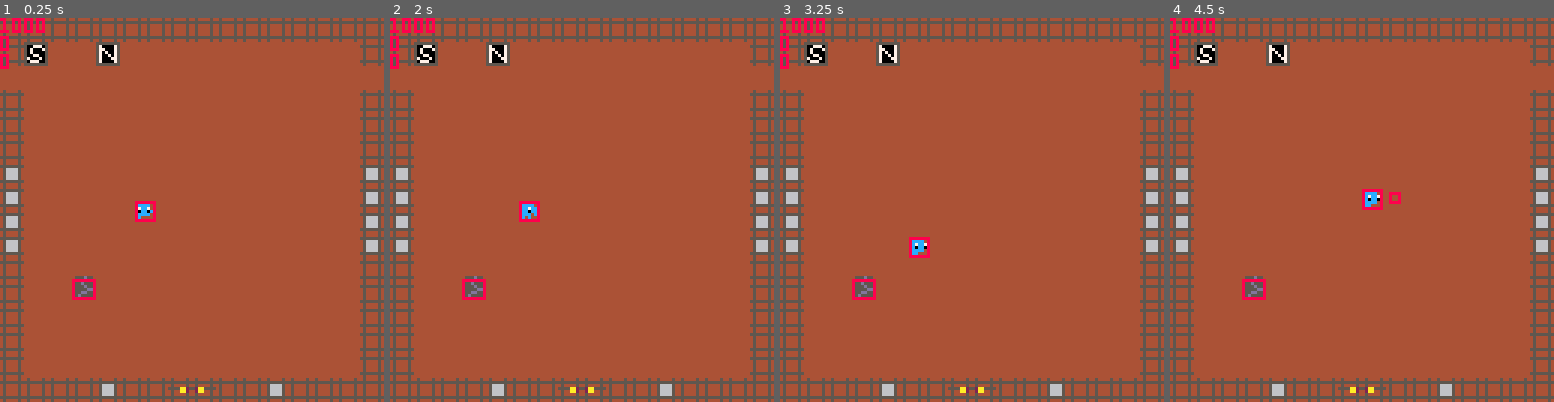
Above: before the commit, frames 1-4 (left to right).
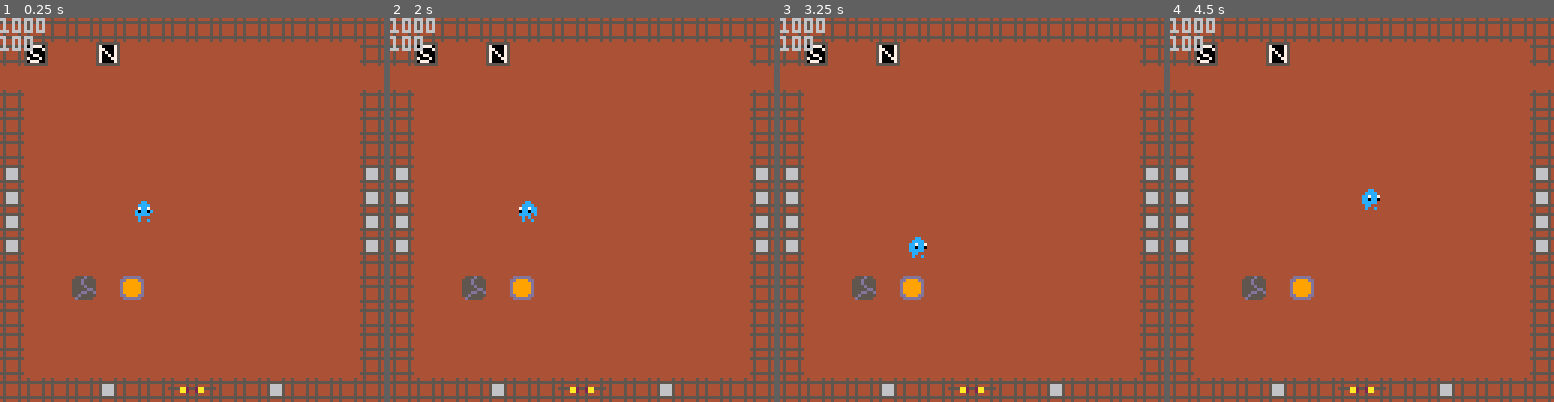
Above: after the commit, the same moments.

Repository: s-france/pico8GameS
Game: PICO-8 cartridge squid.p8
The game is run twice, just before and just after one commit, with the same random seed, the same clock (stepped at 60 frames per second) and the same inputs.
Inputs:
- Up to frame 1 (0.25 s): no input
- Up to frame 2 (2 s): tap O (Z key) at 0.33, 0.7, 1.43 s; tap X (X key) at 1.07 s; hold Left from 1.97 s (still down)
- Up to frame 3 (3.25 s): tap X (X key) every 0.33 s from 2.07 to 3.07 s; tap O (Z key) at 2.22, 3.1 s; release Left at 2.37 s; hold Down 2.42-2.82 s; hold Right from 2.87 s (still down)
- Up to frame 4 (4.5 s): tap X (X key) every 0.33 s from 3.4 to 4.4 s; release Right at 3.53 s; hold Up 3.58-4.08 s; tap O (Z key) at 3.98 s; hold Right from 4.13 s (still down)

The runs differ from the first frame. In frame 1, 1.3% of the frame differs, in the area x 0-41%, y 0-74%; in frame 2, 1.3%; in frame 3, 1.3%; in frame 4, 1.3%, in the area x 0-61%, y 0-74%.

Commit message:
Update squid.p8
Switches

Diff:
--- a/squid.p8
+++ b/squid.p8
@@ -5,12 +5,6 @@
 // the mountain of carols
 //
 // date created ~ sept. 2024
-//
-// tab 0 contains:
-// - the main functions
-//   (init, update, draw)
-
-
 // initialize all tables,
 // objects and objectpools
 function _init()
@@ -29,15 +23,18 @@
 	make_player()
 	// init enemies, this will later
 	// be done with a table of refs
-	//testenmy = make_enemy1(60,96, 100, player)
+	add_switch(296,86,32*8,2*8)
+	testenmy = make_enemy1(60,96, 100, player)
 	testenmy2 = make_enemy1(96*8,6*8, 50, player)
 	testenmy3 = make_enemy1(92*8,7*8, 50, player)
 	add_rock(280,86)
 
+
 	collisions = {
 		[0] = {
 			[3] = {_d,_kbe},
-			[5] = {_d,_kbb}
+			[5] = {_d,_kbb},
+			[7] = {_st}
 		},
 		[2] = {
 			[1] = {_mp,_mpd},
@@ -55,7 +52,8 @@
 			[0] = {_kb},
 			[1] = {_kba},
 			[3] = {_kbe},
-			[4] = {_kb}
+			[4] = {_kb},
+			[7] = {_st}
 		}
 	}
 
@@ -96,9 +94,6 @@
 	["background"] = 0
 	}
 
-	//load_level("firstcave")
-	//testvar = 0
-	// init menu
 	menuitem(1,"inventory", openinv)
 	menuitem(2,"save game", opensaveprompt)
 end
@@ -149,18 +144,13 @@
 	//bomb_animation()
 	draw_map()
 	foreach(objectpool,draw_object)
-	foreach(hitboxes, draw_hitbox)
+ draw_player()
+ //foreach(hitboxes, draw_hitbox)
 	pal(make_kv(16,level_slots["pallete"]))
-
  //rectfill(40,20,88,40,0)
 	print(player.hp)
-	print(player.resources["keys"][1])
-//	print(testenmy.hp)
-	print(testvar)
-	//print(testvar)
-	//print(testflag)
-	//draw_path(astar(mapx,mapy, 8,12))
-
+	//print(player.resources["keys"][1])
+	print(testenmy.hp)
 end
 
 -->8
@@ -171,50 +161,26 @@
 	dx,dy,duration,hp,
 	parent,isglobal,sprite,
 	update,draw)
-
-	// init x,y
+	// init
 	local obj = {}
-	obj.x = x
-	obj.y = y
-
-	// init dx,dy
-	obj.dx = dx
-	obj.dy = dy
-
-	// init map position
+	obj.x,obj.y,obj.dx,obj.dy,
+	obj.sprite,obj.duration,
+	obj.hp,obj.update,obj.draw,
+	obj.isalive = x,y,dx,dy,sprite,
+	duration,hp,update,draw,true
+	// init mappos/cell
 	obj.mapposx, obj.mapposy = map_pos(x,y)
 	obj.mapcellx, obj.mapcelly = map_cell(x,y)
-
-	// initial sprite of choice
-	obj.sprite = sprite
-
-	// init obj duration and hp,
-	// init duration to -2 for
-	// objects that don't die w/ time
-	obj.duration = duration
-	obj.hp = hp
-
 	// parent relationships
 	if parent != nil then
 		obj.parent = parent
 		obj.isglobal = isglobal
-
 		obj.xoff = x
 		obj.yoff = y
-
 		obj.x = parent.x + obj.xoff
 		obj.y = parent.y + obj.yoff
 	end
-
-	// initialize indiv update/draw
-	obj.update = update
-	obj.draw = draw
-
-	// set alive, add to pool
-	obj.isalive = true
-
 	add(objectpool, obj)
-
 	// return for make functions
 	return obj
 end
@@ -256,18 +221,12 @@
 			// if dx is negative halt
 			if obj.dx>-1 then
 				obj.dx = 0
-			// obtain midpoint between object
-			// dx lim -> 0, 0 itself, and
-			// large negative max each frame
-			else
+				else
 				obj.dx = mid(obj.dx+1,0,-100000)
-			// when obj.dx+1>0, 0 becomes
-			// the midpoint
 			end
 		end
 		//right collision
 		while obj.dx>0 and 0 < #searchmapcols(obj.hb, 0b1, (obj.hb.right-obj.hb.left),1, -1+(flr(abs(obj.dx+.5))*sgn(obj.dx)),-1) do
-
 			if obj.dx<1 then
 				obj.dx = 0
 			else
@@ -311,12 +269,11 @@
 	//update position
 	obj.mapposx, obj.mapposy = map_pos(obj.x,obj.y)
 	obj.mapcellx, obj.mapcelly = map_cell(obj.x+4,obj.y+4)
-
 end
 
 // type update
 function type_update(obj)
-	if(obj.update != nil) obj.update(obj)
+	if (obj.update) obj.update(obj)
 end
 
 -- implement into add_object
@@ -570,13 +527,11 @@
 	end
 end
 
+function _st(hb1,hb2)
+hb2.parent.truth = true
+end
 -->8
 -- particle effects
-
---particle system prefabs:
----explosion: add_partsys(x,y,1,1, 2,5, 0,0, 2,2, 0.0625)
----sword swipe: add_partsys(x,y,0,1, 4, 4, 2,0, 1,.5, 0.25)
-
 
 --creates a particle system
 function add_partsys(x,y,
@@ -689,9 +644,9 @@
 
 
 //debugging partsys position
-function draw_partsys(partsys)
+//function draw_partsys(partsys)
 	//pset(partsys.x%128, partsys.y%128, 14)
-end
+//end
 
 --creates a single particle
 --from particle system
@@ -735,15 +690,6 @@
 end
 -->8
 -- player info
-// the collions function, and
-// map info/functions
-//
-// make player
-//
-// make player generates our
-// player when called in _init
-// it contains a ton of info
-// that we're gonna use
 
 function make_player()
 	player = add_object(300,60,
@@ -783,13 +729,6 @@
 end
 
 // move player
-//
-// move player is self explanatory
-// the function uses our mapcollions
-// function (tab 9)
-// to restrict movement against
-// walls and objects with the
-// flag #0.
 
 function move_player()
 	// initialize dx, dy and diag
@@ -836,7 +775,7 @@
 	p.action = false
 	if (btn5.press or btn5.up) then
 		local t = global_faces[p.face]
-		add_hitbox(7,
+		player.ib = add_hitbox(8,
  											(4+t[14]+t[1]*6),
  											(4+t[15]+t[2]*6),
  											3,3,
@@ -1122,10 +1060,10 @@
 			add_hitbox(4, 0, 0, 0,0, 0, false, 1, 2*v[1],2*v[2],4, sword_oncollision, sword_onmapcollision))
 	//lunge
 	elseif butn.up and  butn.time > 45 then
-		knockback(player, 3*v[1],3*v[2], 4)
+		knockback(player, 3*v[1],3*v[2],4)
 		//sword particle + hitbox
 		add_partsys(v[3],v[4], v[5],v[6], v[7], v[8], v[9],v[10], v[11],v[12],v[13], player, false, false,
-			add_hitbox(4, 0, 0, 0,0, 0, false, 1, 2*global_faces[player.face][1],2*global_faces[player.face][2],4, nil, sword_onmapcollision))
+			add_hitbox(4, 0, 0, 0,0, 0, false, 1, 2*v[1],2*v[2],4, nil, sword_onmapcollision))
 	end
 end
 
@@ -1137,6 +1075,11 @@
 -- + other updates (relocated)
 function xest(x)
 	return flr(x+0.5)
+end
+
+function lunge(o,s)
+ o.dx *= s
+ o.dy *= s
 end
 
 function make_kv(size,input)
@@ -1245,8 +1188,7 @@
 
 // update_bomb
 function update_bomb(bomb)
-bomb.dx = 0
-bomb.dy = 0
+lunge(bomb,0)
 if (bomb.isalive == false) explode(bomb) bomb.ps.duration = 0
 end
 
@@ -1346,8 +1286,26 @@
 end
 
 function update_rock(rock)
-	rock.dx =0
-	rock.dy =0
+	lunge(rock,0)
+end
+
+-- button
+function add_switch(x,y,gx,gy)
+ switch = add_object(x,y,0,0,-1,10000,nil,true,69,update_switch,nil)
+ switch.hb = add_hitbox(7,4,4,5,5,-1, true, 0, 0,0,0, nil, nil, switch)
+ switch.gx,switch.gy = gx,gy
+ switch.truth = false
+end
+
+function update_switch(switch)
+	lunge(switch,0)
+	if (switch.truth == true) then
+		add_hitbox(8,switch.gx+4,switch.gy+4,4,4,1, true, 0, 0,0,0, nil, nil, nil)
+		switch.sprite = 70
+	else
+	 switch.sprite = 69
+	end
+	switch.truth = false
 end
 -->8
 -- pathfinding
@@ -1517,8 +1475,8 @@
 	//target player by default
 	enemy.target = player
 
- enemy.dcv = 0
- enemy.dcs = 1
+ enemy.dcv = -1
+ enemy.dcs = -1
 	enemy.hb = add_hitbox(5,4,4,6,6,
 		-1,true,50,0,0,5,nil,nil,enemy)
 
@@ -1540,31 +1496,13 @@
 			local pointx,pointy = map_coord(path[1].x, path[1].y)
 			move_toward(enm1, pointx,pointy, .25)
 		end
+		stripanim(enm1,96,4,2,lunge,8)
 	else --add idle behavior here
-		enm1.dx = 0
-		enm1.dy = 0
-	end
-
-	if path != nil then
-		enm1.dcv += 1
-	 local dcv, dcs = enm1.dcv,enm1.dcs
-		if dcv%6 == 0 then
-			if dcv == 48 then
-				enm1.dcv = 0
-				enm1.dx *= 8
-				enm1.dy *= 8
-			end
-		 enm1.dcs *= -1
-		end
-		if (dcv%6)%2 == 0 then
-			enm1.sprite += dcs*((dcv/2)%3)
-		end
-	end
-
+		lunge(enm1,0)
+	end
 	--set attack kb
 	enm1.hb.kbx = (4*enm1.dx) + sgn(enm1.dx)
 	enm1.hb.kby = (4*enm1.dy) + sgn(enm1.dy)
-
 end
 
 //move obj toward x,y world coord
@@ -1574,11 +1512,34 @@
 	else
 		obj.dx = 0
 	end
-
 	if y-obj.y != 0 then
 		obj.dy = sgn(y-obj.y) * speed
 	else
 		obj.dy = 0
+	end
+
+	//if (obj.dx * obj.dy == 0) lunge(obj,0.75)
+end
+
+
+function stripanim(_o,mx,n,bfr,act,...)
+ _o.dcv += 1
+ local dcv = _o.dcv
+	if dcv%(n*bfr) == 0 then
+		if dcv == mx then
+			_o.dcv = 0
+			if act then
+			 local args = {...}
+			 for k,v in pairs(args) do
+					act(_o,v)
+				end
+			end
+		end
+		_o.dcs *= -1
+	end
+	local dcs = _o.dcs
+	if (dcv%n) == 0 then
+		_o.sprite += dcs
 	end
 end
 
@@ -1849,12 +1810,12 @@
 06030303030303030603030303010106060303030303191a1b1c0303030303031f133e3e403e3e3e3e3e3e3e3e3e3e1f0000000000000000000000000000000003030303030303030303030303030306060303030303030303030303030303060603030303030303030303030303030303030303030304040403030303030306
 0603030119031b1b062a010303013c06060103030303030303030303030303033e3e3e3e3e3e3e3e3e3e3e3e3e3e3e3e0000000000000000000000000000000003151515030303030303030303030306060303010303030303030301030103060603030303030303030303030303030303030303030303030303030303030306
 0603030303010303050409030303030606031a030809030303030101010103031f3e3e3e3e3e3e3e3e3e3e3e3e3e3e1f0000000000000000000000000000000003151503031503030303030303030306060103030303030103030303010303060603030303030303030303030303030303030303030303030303030303030306
-0603010303030303033a050d0303030606030804070f030303010303030301031f3e3e3e3e3e3e3e3e3e3e3e3e3e3e1f0000000000000000000000000000000003030303150303030303030303030303060303030301030303030103030303060603030303030303030303030303030303030303030303030303030303030306
-06030303030303010303030303030305160407030303030301030303030303011f3e3e3e3e3e3e3e3e3e3e3e3e3e3e1f0000000000000000000000000000000003031515030303030303030303030303060303030303030303030303030303060603030303030303030303030303030303030303030303030303030303030306
-05040409030303030303080409030303030303030303030301030303030303011e3e3e3e3e3e3e3e3e3e3e3e3e3e3e1e0000000000000000000000000000000003031515030303390303030303030303060303030303030103010301030303030303030303030303030303030303030303030303030303030303030303030306
-0b0c0c05040903030804070807030303030303030303030301030303330303011e3e3e3e3e3e3e3e3e3e3e3e3e3e3e1e000000000000000000000000000000000303030303030303033b030303030303030301030303030303030303030303030303030303030303030303030303030303030303030303030303030303030306
-0c0b0804040703030504040703030303030303030303030301030303030303011e3e3e3e3e3e3e3e3e3e3e3e3e3e3e1e0000000000000000000000000000000003030303030303030303030303030303030303030103030303010301030303030303030303030303030303030303030303030303030303030303030303030306
-080407030303030303033b010303030810040d030303030303010303030301031e3e3e3e3e3e3e3e3e3e3e3e3e3e3e1e0000000000000000000000000000000003030303030303030303030303030303060303030303030103030303030303030303030303030303030303030303030303030303030303030303030303030306
+0603010303030303033a050d0303030606030804070f030303014747474701031f3e3e3e3e3e3e3e3e3e3e3e3e3e3e1f0000000000000000000000000000000003030303150303030303030303030303060303030301030303030103030303060603030303030303030303030303030303030303030303030303030303030306
+06030303030303010303030303030305160407030303030301474747474747011f3e3e3e3e3e3e3e3e3e3e3e3e3e3e1f0000000000000000000000000000000003031515030303030303030303030303060303030303030303030303030303060603030303030303030303030303030303030303030303030303030303030306
+05040409030303030303080409030303030303030303030301474747474747011e3e3e3e3e3e3e3e3e3e3e3e3e3e3e1e0000000000000000000000000000000003031515030303390303030303030303060303030303030103010301030303030303030303030303030303030303030303030303030303030303030303030306
+0b0c0c05040903030804070807030303030303030303030301474747334747011e3e3e3e3e3e3e3e3e3e3e3e3e3e3e1e000000000000000000000000000000000303030303030303033b030303030303030301030303030303030303030303030303030303030303030303030303030303030303030303030303030303030306
+0c0b0804040703030504040703030303030303030303030301474747474747011e3e3e3e3e3e3e3e3e3e3e3e3e3e3e1e0000000000000000000000000000000003030303030303030303030303030303030303030103030303010301030303030303030303030303030303030303030303030303030303030303030303030306
+080407030303030303033b010303030810040d030303030303014747474701031e3e3e3e3e3e3e3e3e3e3e3e3e3e3e1e0000000000000000000000000000000003030303030303030303030303030303060303030303030103030303030303030303030303030303030303030303030303030303030303030303030303030306
 06110301030303030303030303030106060303030303030303030101010103031f3e3e3e3e3e3e3e3e3e3e3e3e3e3e1f0000000000000000000000000000000303030303030303030303030303030303060303030103030303030303030303060603030303030303030303030303030303030303030303030303030303030306
 06030301010303030303030300030105070303030303030303030303030303031f3e3e3e3e3e3e3e3e3e3e3e3e3e3e1f0000000000000000000000000000000003030303030303030303030303030303060303030301030103010303030103060603030303030303030303030303030303030303030303030303030303030306
 06190303010303030300000000030301030303030303030303030303030303031f3e3e3e3e3e3e3e3e3e3e3e3e3e3e1f0000000000000000000000000000000003030303030303030303030303030303060303030303030303030103030303060603030303030303030303030303030303030303030303030303030303030306
Not shown, changed: 22 lines of the sprite sheet (__gfx__) section of squid.p8
